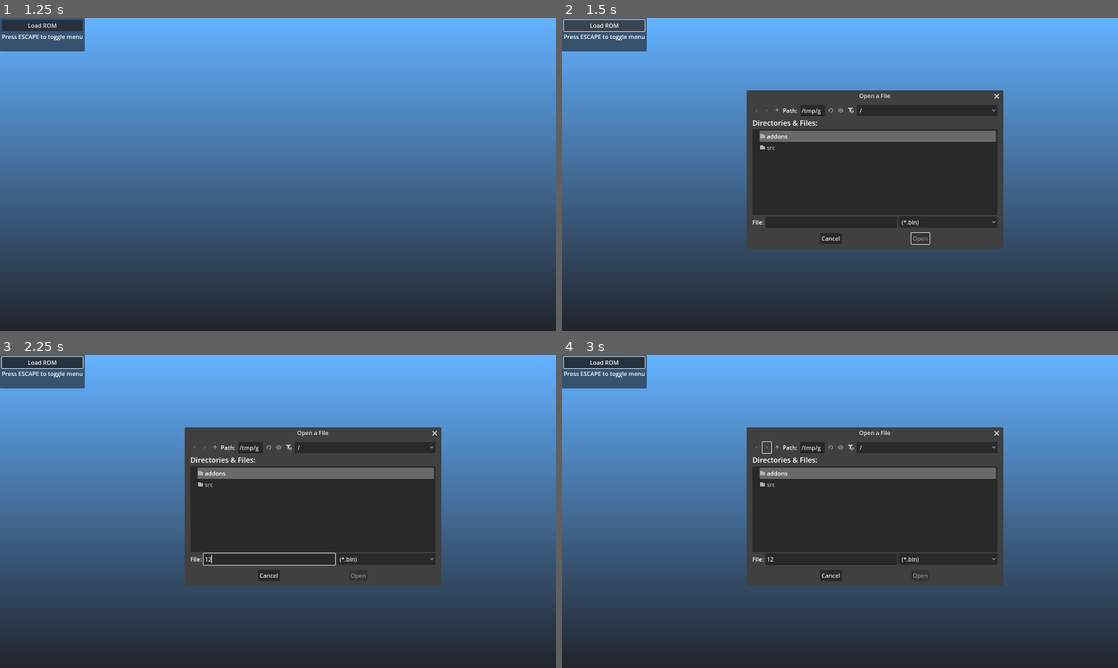
Above: before the commit, frames 1-4 (two rows, left to right).
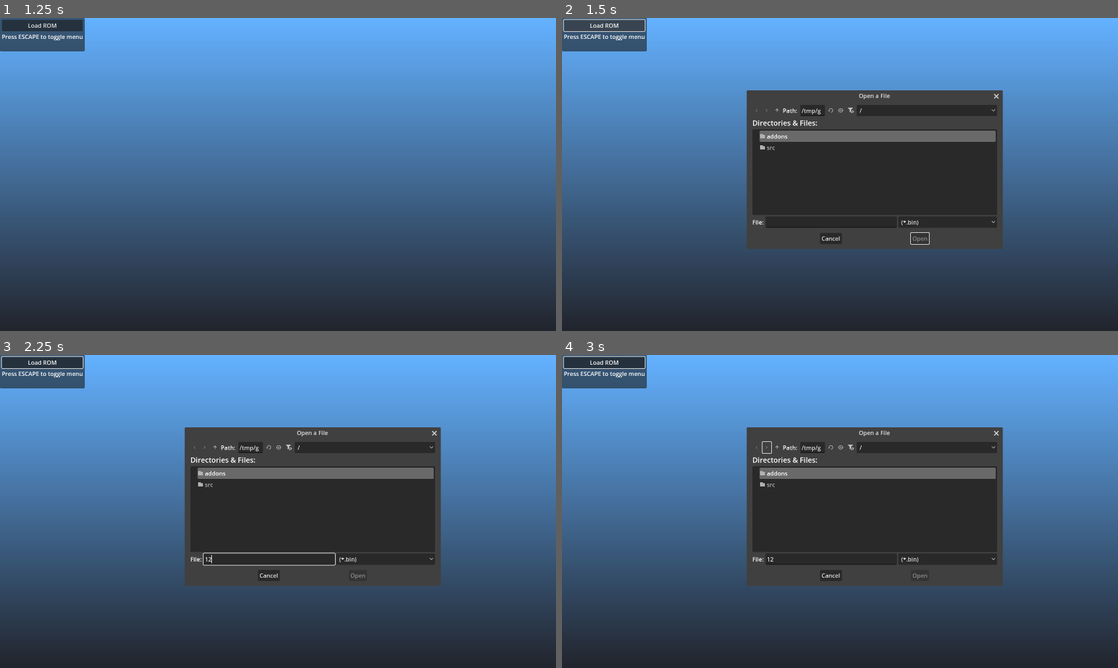
Above: after the commit, the same moments.

Repository: mrgudenheim/TacticsEngineG
Game: Godot game, scene res://src/battle/battle_manager.tscn
Same seed, same stepped clock (60 frames per second), same inputs: the game is played once before the commit and once after it.
Inputs (mouse positions are in pixels of both pictures, inside the frame that each line leads up to):
- Up to frame 1 (1.25 s): tap Enter (ui_accept) at 0.5, 0.77 s; move the mouse to (400, 158) at 0.52 s; hold D from 0.53 s (still down); tap Down (camera_down) at 0.6 s; click (400, 158) at 0.67 s
- Up to frame 2 (1.5 s): release D at 1.25 s; click "Load ROM" at 1.25 s
- Up to frame 3 (2.25 s): click (266, 558) at 2.02 s; type "12" at 2.1 s
- Up to frame 4 (3 s): click (767, 448) at 2.75 s

Frame 1 is identical in both runs. In frame 2, 0.2% of the frame differs, in the area x 53-80%, y 23-74%; in frame 3, 0.2%; in frame 4, 0.2%.

Commit message:
prevent clicking a non-valid action target

Diff:
--- a/src/actions/targeting_range.gd
+++ b/src/actions/targeting_range.gd
@@ -91,6 +91,9 @@
 
 		action_instance.show_targets_highlights(action_instance.preview_targets_highlights)
 
+	if not action_instance.potential_targets.has(tile):
+		return
+
 	# handle clicking tile
 	if event.is_action_pressed("primary_action"):
 		action_instance.submitted_targets = action_instance.preview_targets
